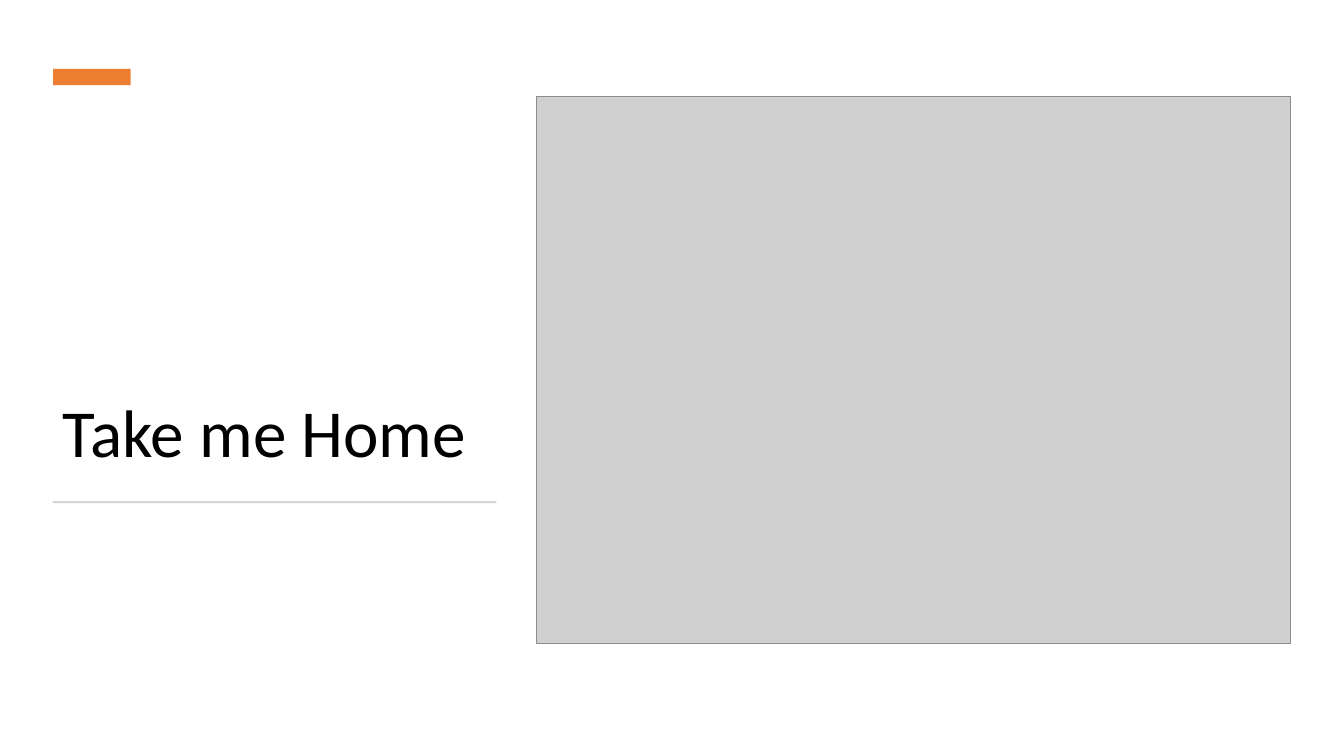
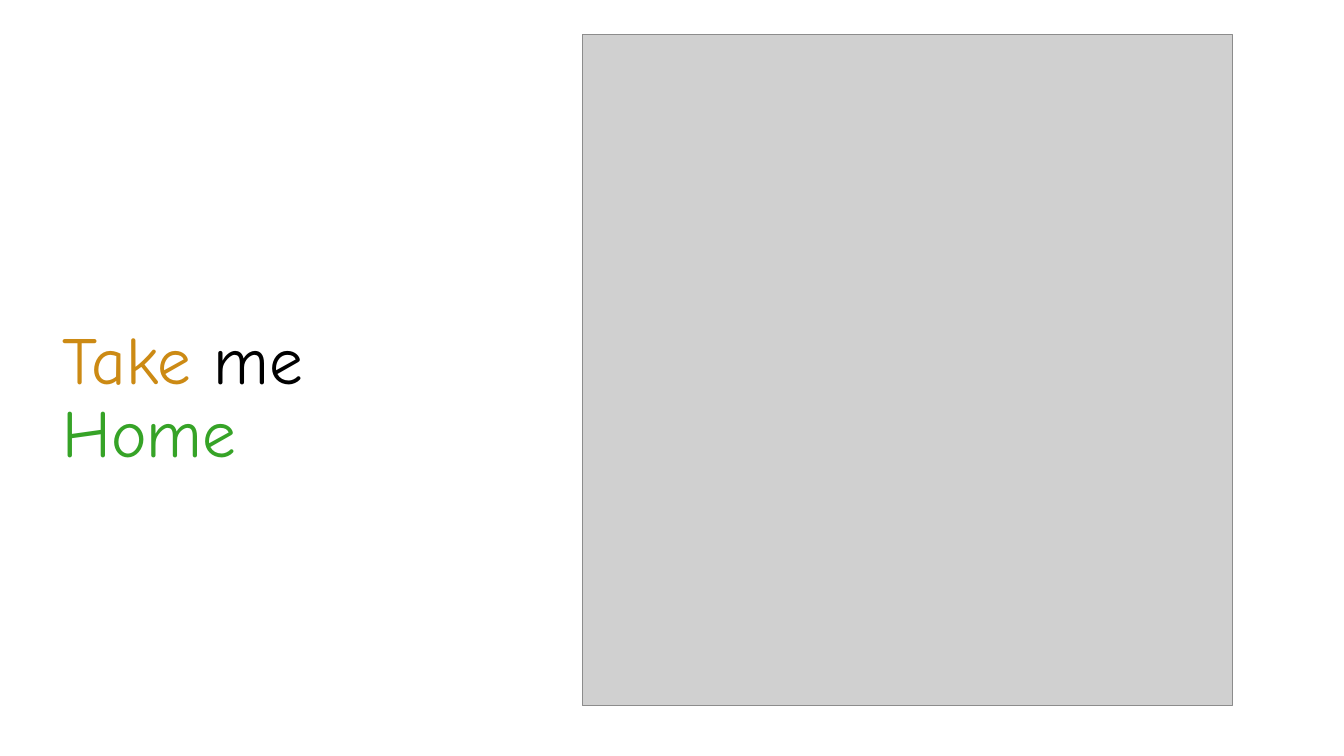
Before and after one commit to diogosousa034/pap, a slide deck: slide 1 of Take me Home.pptx. Drawn at 1344x756 pixels with LibreOffice and Linux fonts; fonts in the diff are those of the drawing; grey boxes stand for pictures. Boxes give left, top, right and bottom in pixels: in the first picture for what was removed or moved away, otherwise in the second. Text is boxed around its words. In the diff, an @@ line names an element or a change of style, - is before the commit and + after.

```diff
--- a/Take me Home.pptx
+++ b/Take me Home.pptx
@@ picture: place and size @@
-picture at [536, 96, 1292, 643]
+picture at [582, 34, 1232, 706]
@@ rectangle removed at [53, 69, 131, 85] @@
@@ title "Take me Home" at [63, 338, 303, 458]: font Calibri to Comic Neue; text colour #000000 to #CC8A14 in "Take"; text colour #000000 to #36A327 in "Home" @@
@@ rectangle removed at [53, 501, 497, 503] @@
```
Also in this commit, not shown: 4 other slides changed, 1 slide added, 1 slide removed, 8 other files.
